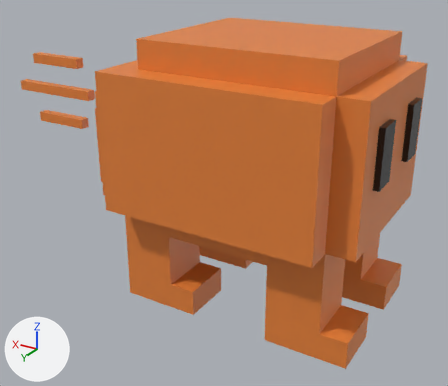
The Blender file clawd.blend, before and after one commit.
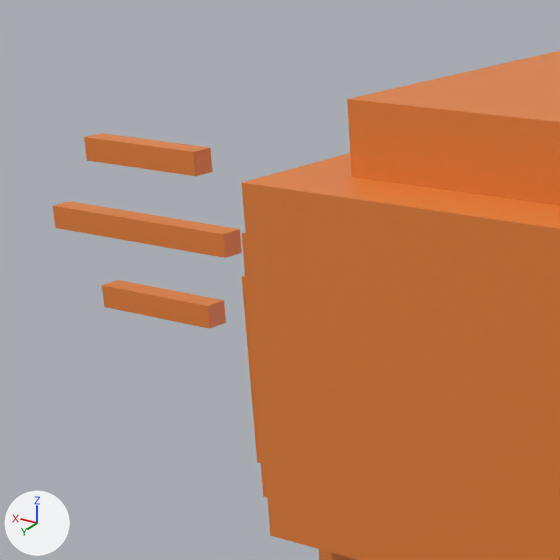
Each version appears first whole from a 50 mm lens placed at (-1.007, 1.923, 1.338), pointed at (0.167, -0.034, 0.359), and next in a close-up on the part from 0% to 49% of the width and 0% to 57% of the height. The axes (+X, +Y, +Z) are drawn at lower left. The lights are the same throughout. The last two pictures show the newer version.

Before the edit, the objects in view are built like this:
```python
me_body = bpy.data.meshes.new('body')
me_body.from_pydata(...)  # 400 vertices, 398 faces; spans x -0.5..0.6, y -0.4..0.4, z -0.3..0.4
me_body.materials.append(mat_clawd_orange)  # orange #e8833a
me_speed_lines = bpy.data.meshes.new('speed_lines')
me_speed_lines.from_pydata(...)  # a box spanning x 0.85..1.1, y -0.02..0.02, z 0.53..0.57; a box spanning x 0.8..1.2, y -0.02..0.02, z 0.66..0.7; a box spanning x 0.85..1.1, y -0.02..0.02, z 0.79..0.83
me_speed_lines.materials.append(mat_clawd_orange)  # orange #e8833a
ob_body = bpy.data.objects.new('body', me_body)
ob_body.parent = ob_clawd
ob_body.location = (0.0, 0.0, 0.6)
ob_speed_lines = bpy.data.objects.new('speed_lines', me_speed_lines)
ob_speed_lines.parent = ob_clawd
ob_speed_lines.location = (0.0, 0.0, 0.0)
```
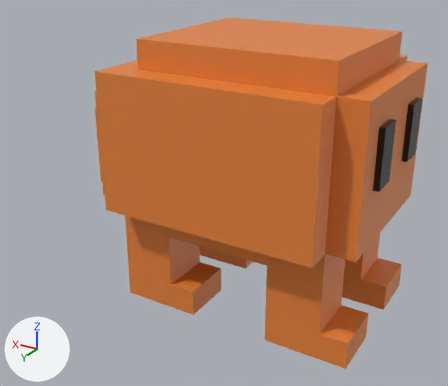
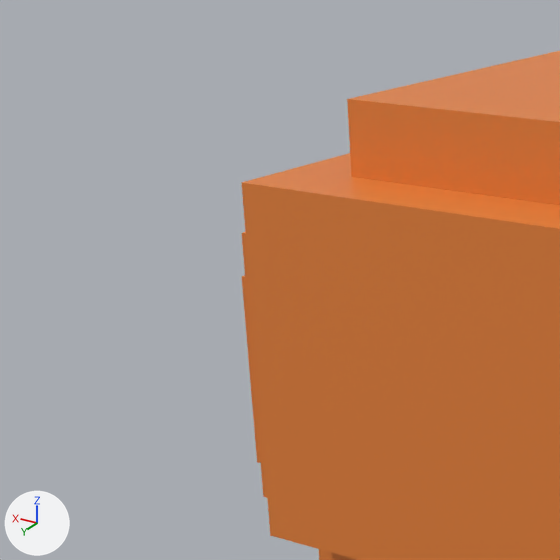
Location of each change, [x1, y1, x2, y2] in pixels of the close-ups (560 x 560 px):
'speed_lines', rescaled (not visible afterwards): before [53, 133, 242, 329]

The change, as a list of edits to the scene's bpy script:
```text
Change ob_speed_lines:
    ob_speed_lines.scale: (1.0, 1.0, 1.0) -> (0.0, 0.0, 0.0)
```
